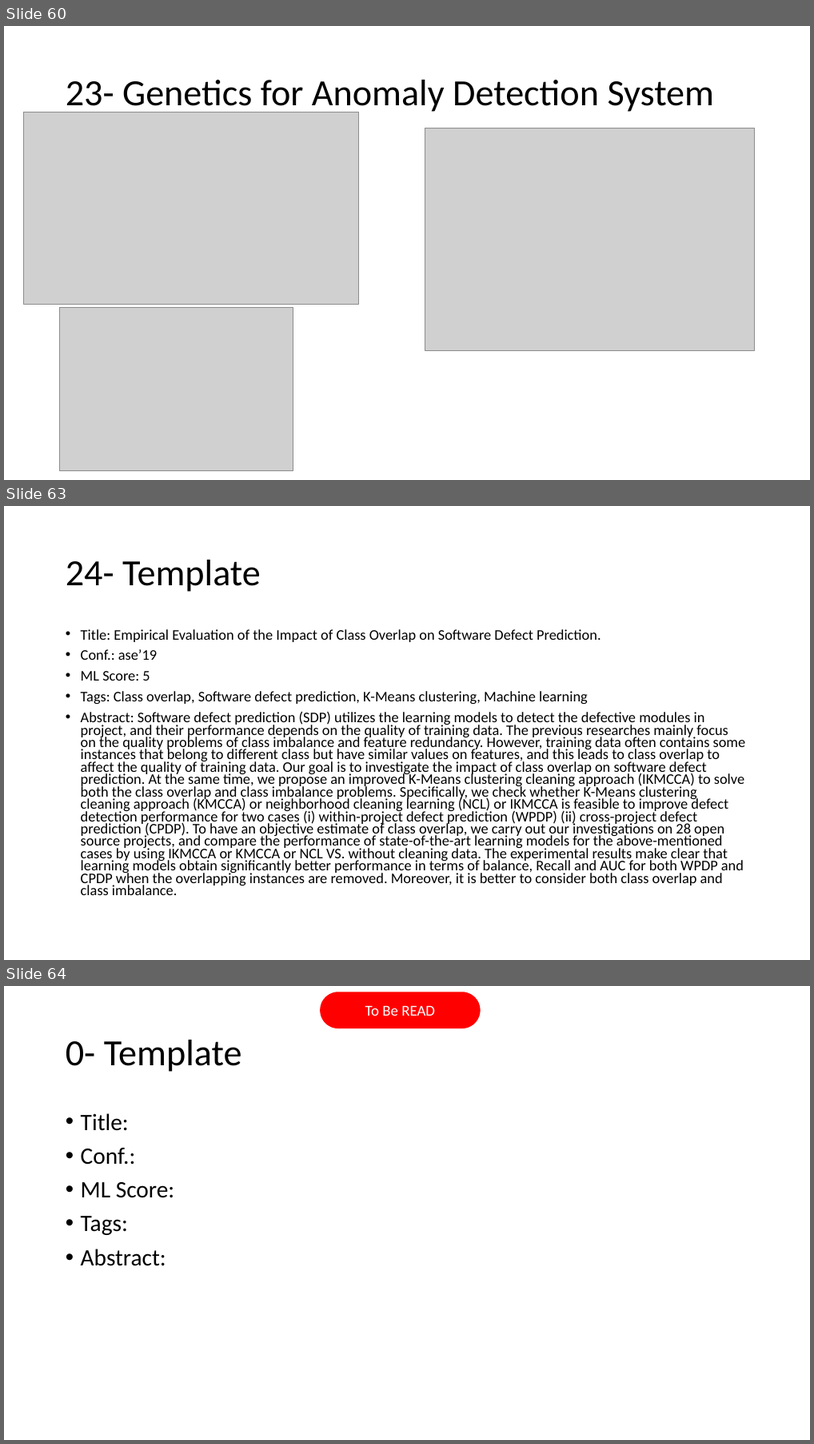
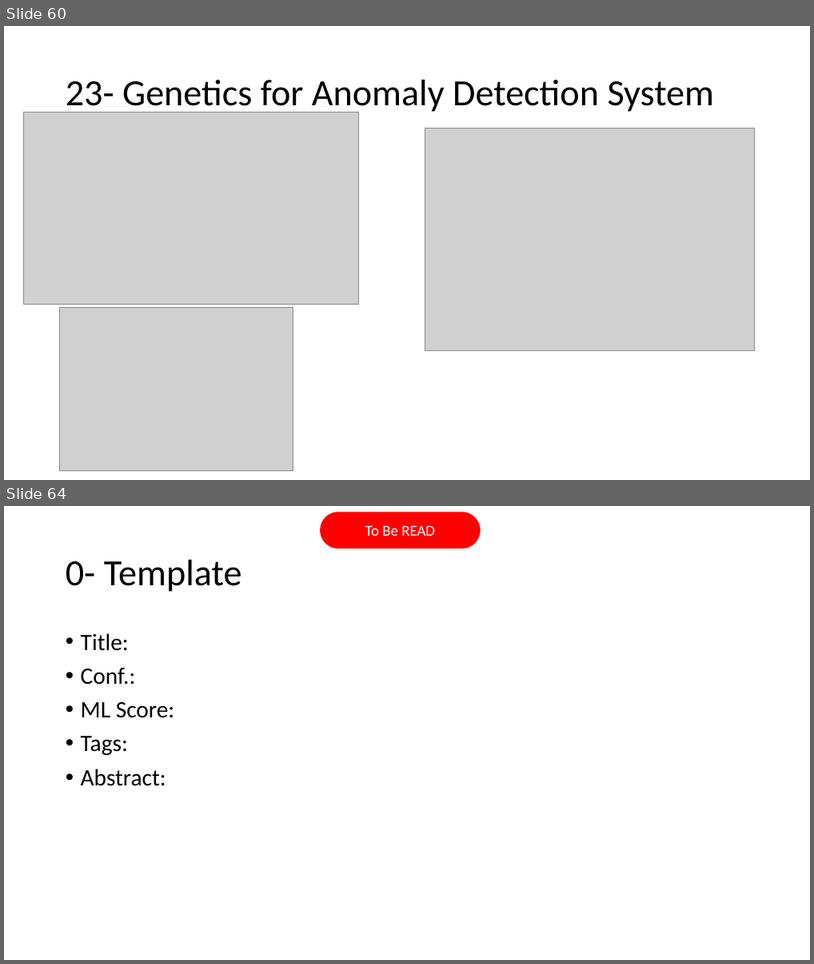
Before and after one commit to AhmadM-DL/SEML, a slide deck: SEML.pptx. Shown one above the other, each under a label of ours: slides 60, 63 and 64 before the commit, slides 60 and 64 after it; the slides between them are not shown. The pictures are 814x1444 and 814x964 pixels, drawn with LibreOffice and Linux fonts; fonts in the diff are those of the drawing; grey boxes stand for pictures. Boxes give left, top, right and bottom in pixels: in the first picture for what was removed or moved away, otherwise in the second. Text is boxed around its words. In the diff, an @@ line names an element or a change of style, - is before the commit and + after.

```diff
--- a/SEML.pptx
+++ b/SEML.pptx
@@ slide 63 removed at (4,506,810,960), background #FFFFFF @@
@@ title removed at (66,560,261,592) @@
-24- Template
@@ text removed at (81,629,746,895) @@
-• Title: Empirical Evaluation of the Impact of Class Overlap on Software Defect Prediction.
-• Conf.: ase’19
-• ML Score: 5
-• Tags: Class overlap, Software defect prediction, K-Means clustering, Machine learning
-• Abstract: Software defect prediction (SDP) utilizes the learning models to detect the defective modules in project, and their performance depends on the quality of training data. The previous researches mainly focus on the quality problems of class imbalance and feature redundancy. However, training data often contains some instances that belong to different class but have similar values on features, and this leads to class overlap to affect the quality of training data. Our goal is to investigate the impact of class overlap on software defect prediction. At the same time, we propose an improved K-Means clustering cleaning approach (IKMCCA) to solve both the class overlap and class imbalance problems. Specifically, we check whether K-Means clustering cleaning approach (KMCCA) or neighborhood cleaning learning (NCL) or IKMCCA is feasible to improve defect detection performance for two cases (i) within-project defect prediction (WPDP) (ii) cross-project defect prediction (CPDP). To have an objective estimate of class overlap, we carry out our investigations on 28 open source projects, and compare the performance of state-of-the-art learning models for the above-mentioned cases by using IKMCCA or KMCCA or NCL VS. without cleaning data. The experimental results make clear that learning models obtain significantly better performance in terms of balance, Recall and AUC for both WPDP and CPDP when the overlapping instances are removed. Moreover, it is better to consider both class overlap and class imbalance.
```
Also in this commit, not shown: 2 slides changed, 1 slide added, 1 other file.
